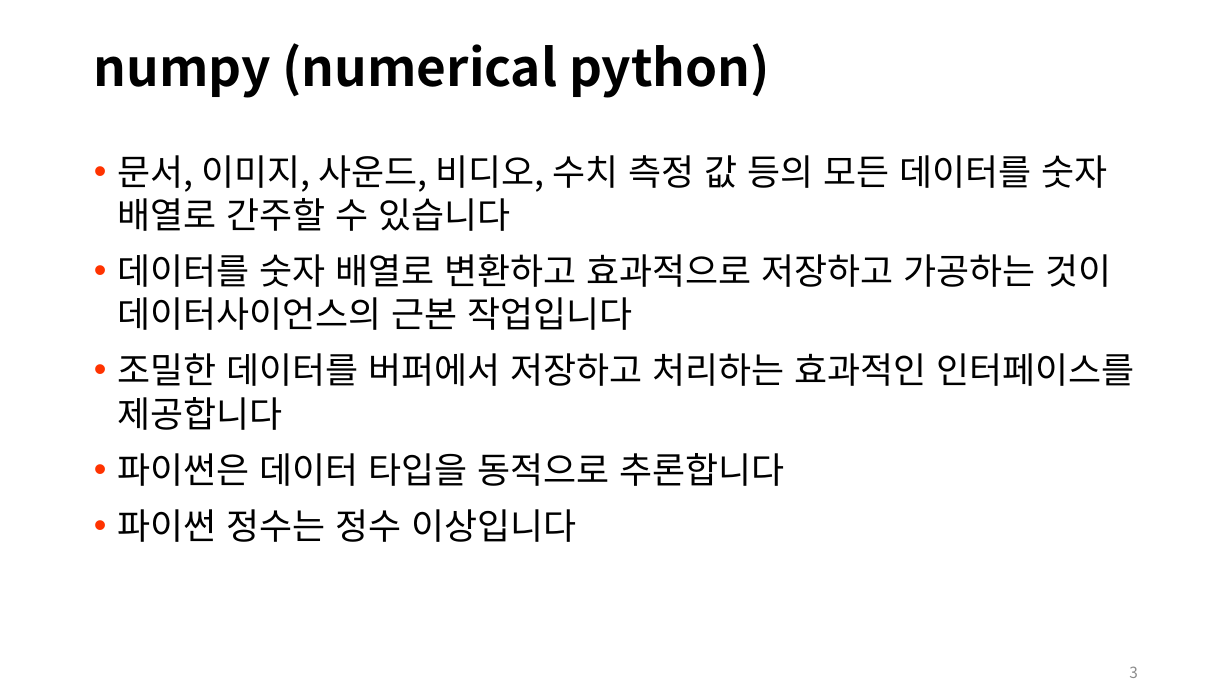
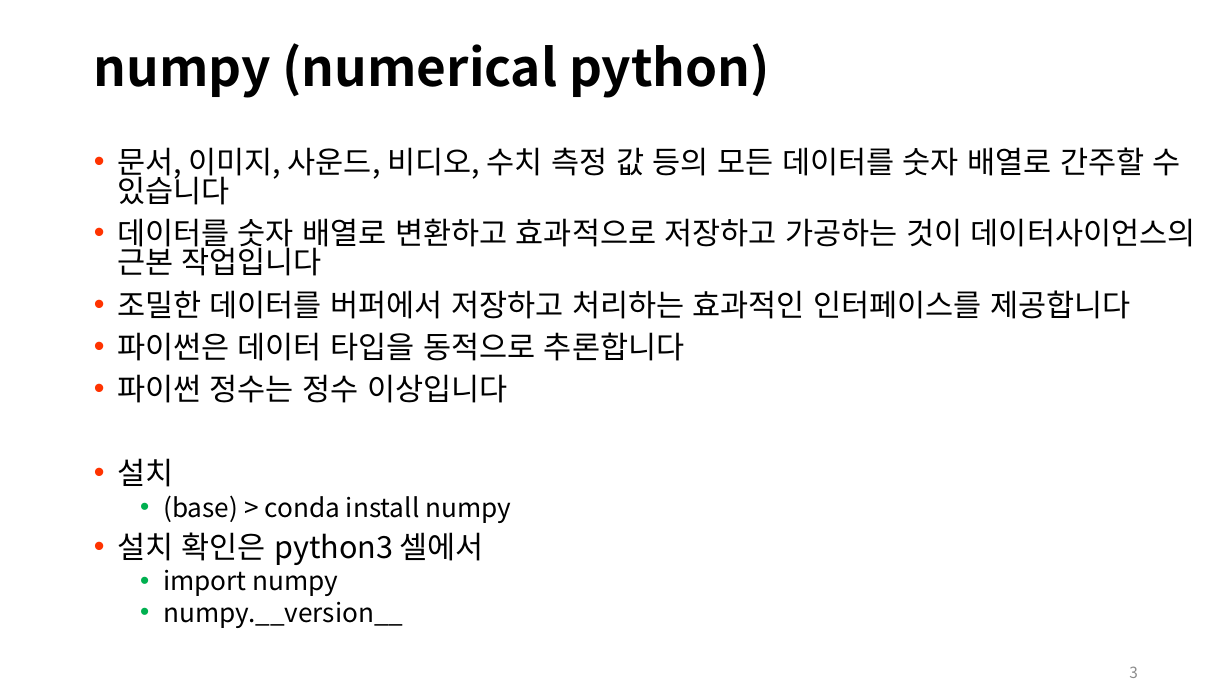
Before and after one commit to SeolJaeHyeok/2021-1_DS, a slide deck: slide 3 of 강의자료/2.PythonLibrary(numpy).pptx. Drawn at 1232x693 pixels with LibreOffice and Linux fonts; fonts in the diff are those of the drawing. Boxes give left, top, right and bottom in pixels: in the first picture for what was removed or moved away, otherwise in the second. Text is boxed around its words. In the diff, an @@ line names an element or a change of style, - is before the commit and + after.

```diff
--- a/강의자료/2.PythonLibrary(numpy).pptx
+++ b/강의자료/2.PythonLibrary(numpy).pptx
@@ text at bbox=[117, 147, 1196, 403]: size 28 to 23.8 pt in "문서, 이미지, 사운드, 비디오, 수치 측정 값 ...", "데이터를 숫자 배열로 변환하고 효과적으로 저장하고 가공하는 ...", "조밀한 데이터를 버퍼에서 저장하고 처리하는 효과적인 인터페이스를 ...", "파이썬은 데이터 타입을 동적으로 추론합니다" and 1 more places; line spacing 1 to 0.8 @@
@@ text at bbox=[117, 458, 511, 628]: paragraphs added @@
+• 설치
+  • (base) > conda install numpy
+• 설치 확인은 python3 셀에서
+  • import numpy
+  • numpy.__version__
```
Also in this commit, not shown: 1 other slide changed, 3 other files.
